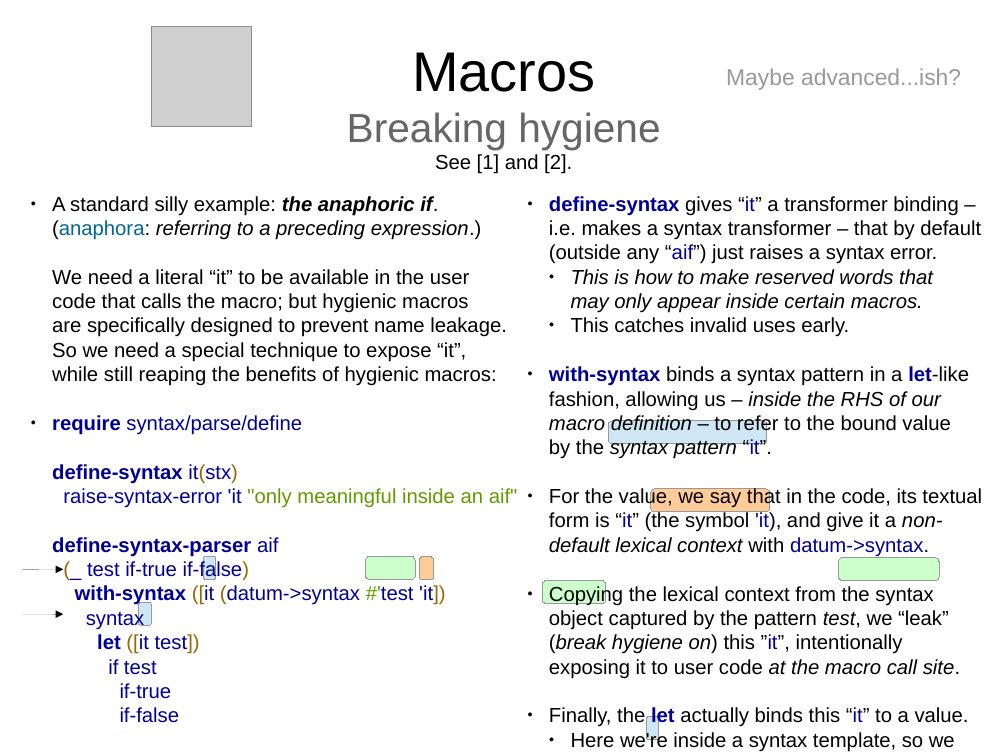
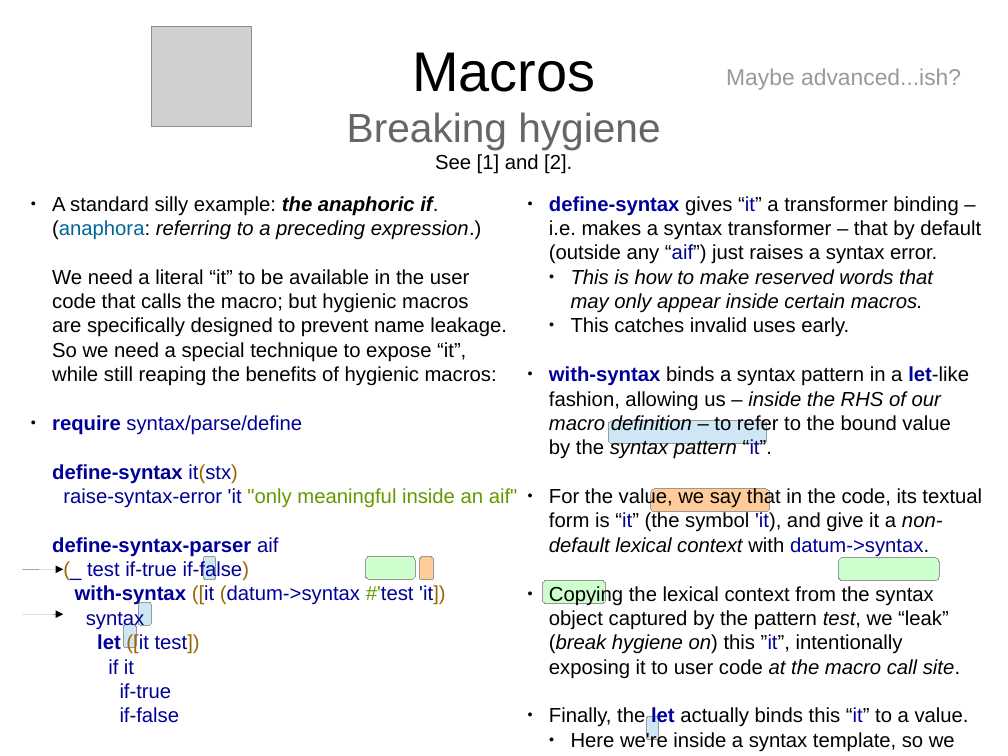
Before and after one commit to Technologicat/python-3-scicomp-intro, a slide deck: slide 14 of lecture_slides/src/lectures_10_and_11/lectures_tut_2018_11.odp. Drawn at 1008x756 pixels with LibreOffice and Linux fonts; fonts in the diff are those of the drawing; grey boxes stand for pictures. Boxes give left, top, right and bottom in pixels: in the first picture for what was removed or moved away, otherwise in the second. Text is boxed around its words. In the diff, an @@ line names an element or a change of style, - is before the commit and + after.

Commit message:
lecture 11: fix small mistake on slide 14 (use 'it' to test, not the possibly compound expression 'test')

```diff
--- a/lecture_slides/src/lectures_10_and_11/lectures_tut_2018_11.odp
+++ b/lecture_slides/src/lectures_10_and_11/lectures_tut_2018_11.odp
@@ text at [52,415,518,723]: text changed @@
-  ● require syntax/parse/define
-    define-syntax it(stx)
-    raise-syntax-error 'it "only meaningful inside an aif"
-    define-syntax-parser aif
-    (_ test if-true if-false)
-    with-syntax ([it (datum->syntax #'test 'it])
-    syntax
-    let ([it test])
-    if test
-    if-true
-    if-false
-    aif (* 3 7) (* 2 it) 'nope
+  ● require syntax/parse/define
+    define-syntax it(stx)
+    raise-syntax-error 'it "only meaningful inside an aif"
+    define-syntax-parser aif
+    (_ test if-true if-false)
+    with-syntax ([it (datum->syntax #'test 'it])
+    syntax
+    let ([it test])
+    if it
+    if-true
+    if-false
+    aif (* 3 7) (* 2 it) 'nope
@@ freeform shape added at [123,625,136,648], fill #CFE7F5, outline #999999 0 pt @@
```
Also in this commit, not shown: 2 other files.
